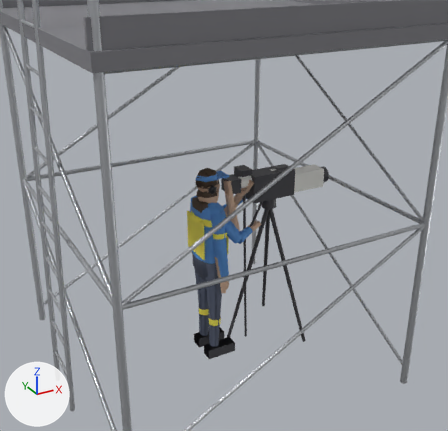
Two versions of the glTF model assets/people.glb, one commit apart.
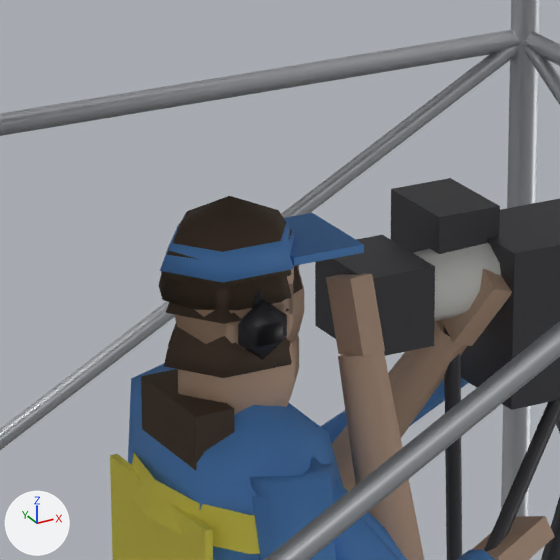
There are two pictures of each version: one from a camera (50 mm lens) standing at (-2.221, -4.328, 3.49) and looking at (0.076, -0.152, 1.401), one close up on the part from 38% to 59% of the width and 31% to 53% of the height. The axes (+X, +Y, +Z) are drawn at lower left. The lights are the same throughout. The first two pictures are the older version. Vertices at exactly the same position are counted once.

The first close-up shows 'camera_operator', 'crew', 'crowd_a', 'crowd_b', 'crowd_c', 'crowd_d', 'photographer', 'tv_platform'.
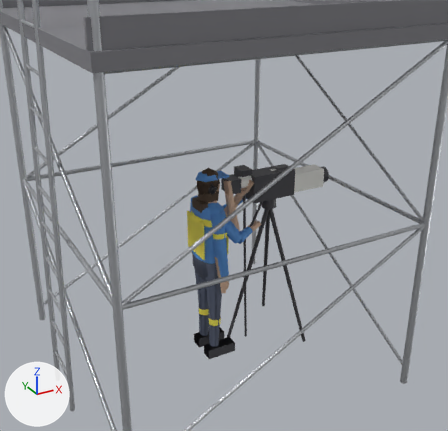
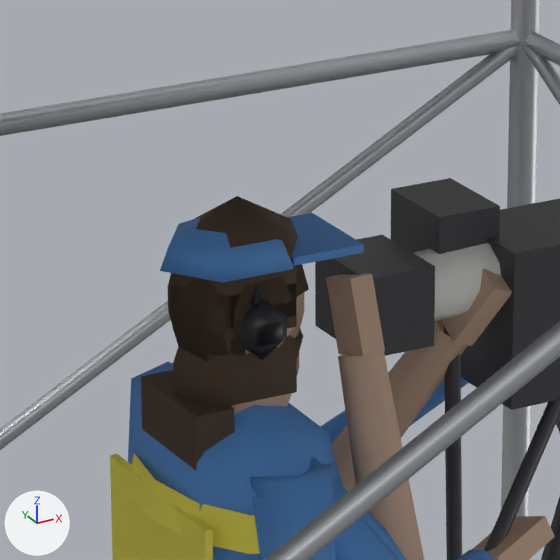
Where the change shows, as pixel boxes (x1, y1, x2, y2) in the close-ups (560 x 560 px; the box of a moved part takes in the faces that stretch with it):
'crowd_b', reshaped: before (141, 323, 299, 470); after (141, 329, 303, 470)
'crowd_a', reshaped (mostly hidden): before (177, 276, 293, 343); after (172, 289, 297, 354)
part 1 of me_crew, rebuilt (not visible before): after (168, 303, 172, 323)
part 2 of me_crowd_a, moved or reshaped: before (226, 276, 291, 310); after (173, 289, 297, 354)
part 3 of me_crowd_b, moved or reshaped: before (164, 323, 292, 378); after (173, 329, 303, 407)
part 4 of me_crowd_c, added: after (172, 283, 296, 328)
part 5 of me_crowd_c, cut back: before (166, 222, 289, 324); after (172, 217, 282, 253)
part 6 of me_crowd_d, moved or reshaped: before (162, 196, 292, 289); after (172, 196, 298, 296)
part 7 of me_photographer, rebuilt: before (158, 265, 303, 310); after (168, 264, 309, 362)

The change, as a list of edits to the scene's bpy script:
```text
Change me_crew:
    remove me_crew.from_pydata(...)  # 494 vertices, 676 faces; spans x -0.14..0.19, y -0.29..0.29, z 0.0..1.78
    add me_crew.from_pydata(...)  # 508 vertices, 688 faces; spans x -0.14..0.19, y -0.29..0.29, z 0.0..1.78
    me_crew part 1: the loose piece of 31 vertices spanning x -0.11..0.11, y -0.09..0.09, z 1.66..1.76 is rebuilt with 45 vertices and now spans x -0.09..0.11, y -0.08..0.08, z 1.55..1.75
Change me_crowd_a:
    remove me_crowd_a.from_pydata(...)  # 204 vertices, 284 faces; spans x -0.11..0.19, y -0.28..0.28, z 0.0..1.76
    add me_crowd_a.from_pydata(...)  # 206 vertices, 280 faces; spans x -0.1..0.19, y -0.28..0.28, z 0.0..1.75
    me_crowd_a part 2
    18 vertices are removed from x -0.11..0.1, y -0.08..0.08, z 1.66..1.76
    34 faces are deleted
    1 vertex moves within x 0.11, y 0.0, z 1.66
    15 vertices are added at x -0.09..0.1, y -0.08..0.08, z 1.56..1.75
    5 new vertices lie (0.0, 0.0, 0.05) away from vertices in x -0.09..0.06, y -0.08..0.08, z 1.61
    30 new faces join them, mat_hair (brown #503f30)
Change me_crowd_b:
    remove me_crowd_b.from_pydata(...)  # 212 vertices, 296 faces; spans x -0.11..0.19, y -0.26..0.26, z 0.0..1.66
    add me_crowd_b.from_pydata(...)  # 214 vertices, 292 faces; spans x -0.1..0.19, y -0.26..0.26, z 0.0..1.66
    me_crowd_b part 3
    18 vertices are removed from x -0.11..0.1, y -0.08..0.08, z 1.56..1.66
    34 faces are deleted
    1 vertex moves within x 0.11, y 0.0, z 1.56
    15 vertices are added at x -0.09..0.1, y -0.08..0.08, z 1.46..1.66
    5 new vertices lie (0.0, 0.0, 0.05) away from vertices in x -0.09..0.06, y -0.08..0.08, z 1.51
    30 new faces join them, mat_hair (brown #503f30)
Change me_crowd_c:
    remove me_crowd_c.from_pydata(...)  # 213 vertices, 294 faces; spans x -0.11..0.19, y -0.29..0.29, z 0.0..1.77
    add me_crowd_c.from_pydata(...)  # 219 vertices, 296 faces; spans x -0.11..0.19, y -0.29..0.29, z 0.0..1.77
    me_crowd_c part 4: a new loose piece of 13 vertices spanning x -0.09..0.06, y -0.08..0.08, z 1.58..1.68, in mat_hair (brown #503f30)
    me_crowd_c part 5
    7 vertices are removed from x -0.1..0.1, y -0.08..0.08, z 1.64..1.77
    16 faces are deleted
    6 new faces join them, mat_shirt (blue #5995da)
Change me_crowd_d:
    remove me_crowd_d.from_pydata(...)  # 204 vertices, 284 faces; spans x -0.11..0.19, y -0.3..0.3, z 0.0..1.79
    add me_crowd_d.from_pydata(...)  # 206 vertices, 280 faces; spans x -0.11..0.19, y -0.3..0.3, z 0.0..1.79
    me_crowd_d part 6
    18 vertices are removed from x -0.11..0.1, y -0.08..0.08, z 1.69..1.79
    34 faces are deleted
    1 vertex moves within x 0.11, y 0.0, z 1.69
    15 vertices are added at x -0.09..0.1, y -0.08..0.08, z 1.6..1.79
    5 new vertices lie (0.0, 0.0, 0.05) away from vertices in x -0.09..0.06, y -0.08..0.08, z 1.64
    30 new faces join them, mat_hair (brown #503f30)
Change me_photographer:
    remove me_photographer.from_pydata(...)  # 382 vertices, 542 faces; spans x -0.12..0.8, y -0.22..0.22, z 0.0..1.76
    add me_photographer.from_pydata(...)  # 396 vertices, 554 faces; spans x -0.12..0.8, y -0.22..0.22, z 0.0..1.75
    me_photographer part 7: the loose piece of 31 vertices spanning x -0.11..0.11, y -0.09..0.09, z 1.66..1.76 is rebuilt with 45 vertices and now spans x -0.09..0.11, y -0.08..0.08, z 1.55..1.75
```
